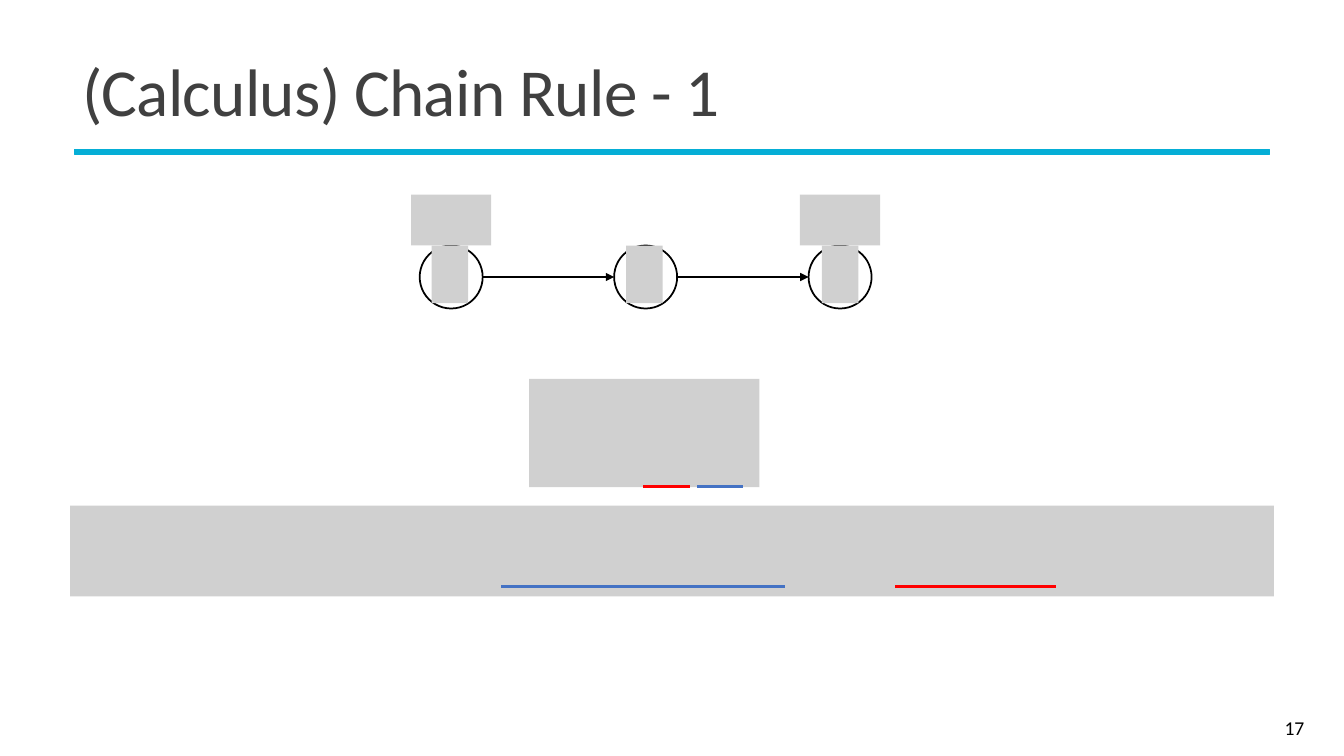
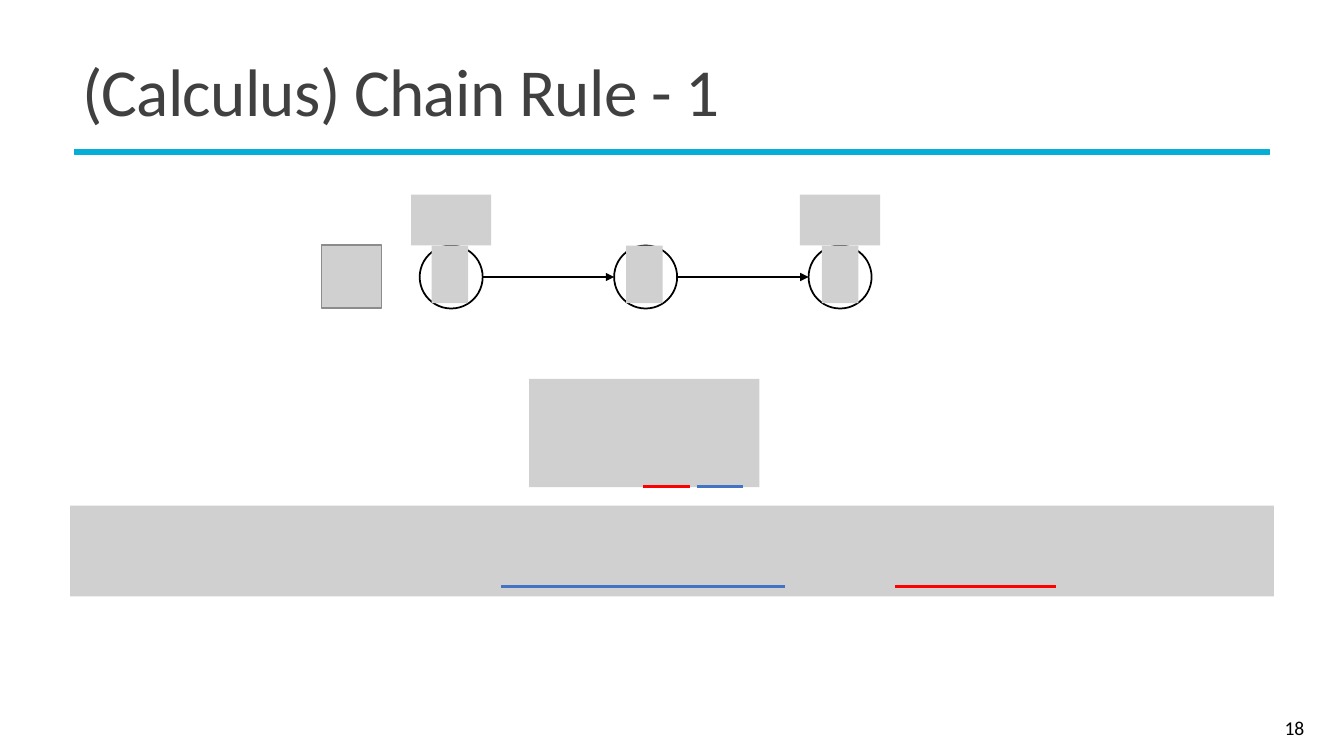
Before and after one commit to mcps5601/CGUDL_2025_Spring, a slide deck: slide 18 of slides/backprop_0303.pptx (slide 17 before the commit). Drawn at 1344x756 pixels with LibreOffice and Linux fonts; fonts in the diff are those of the drawing; grey boxes stand for pictures; background and template pictures are left out. Boxes give left, top, right and bottom in pixels: in the first picture for what was removed or moved away, otherwise in the second. Text is boxed around its words. In the diff, an @@ line names an element or a change of style, - is before the commit and + after.

```diff
--- a/slides/backprop_0303.pptx
+++ b/slides/backprop_0303.pptx
@@ picture added at bbox=[322, 245, 381, 308] @@
@@ page number at bbox=[1285, 721, 1305, 735]: text changed @@
-17
+18
```
Also in this commit, not shown: 6 other slides changed.
